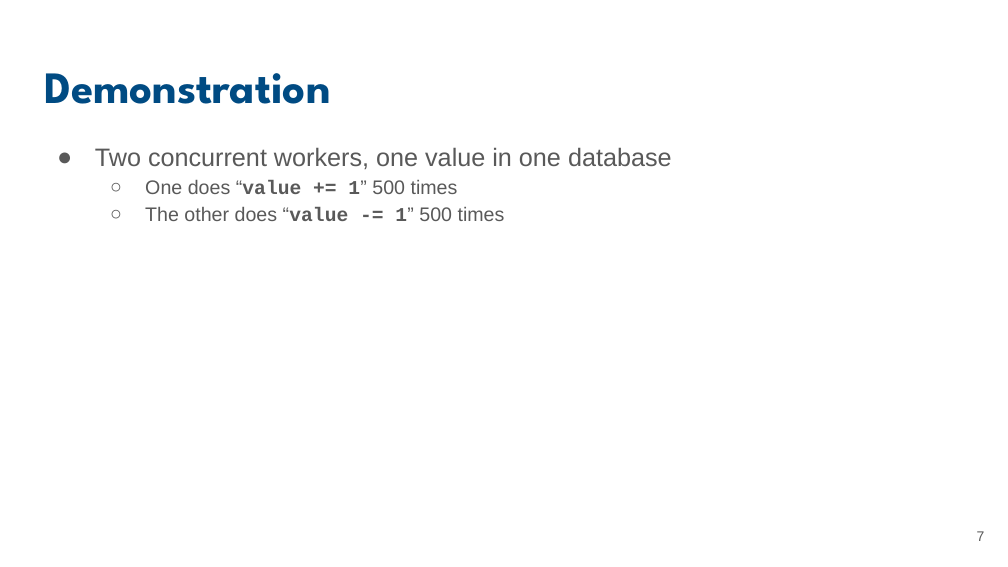
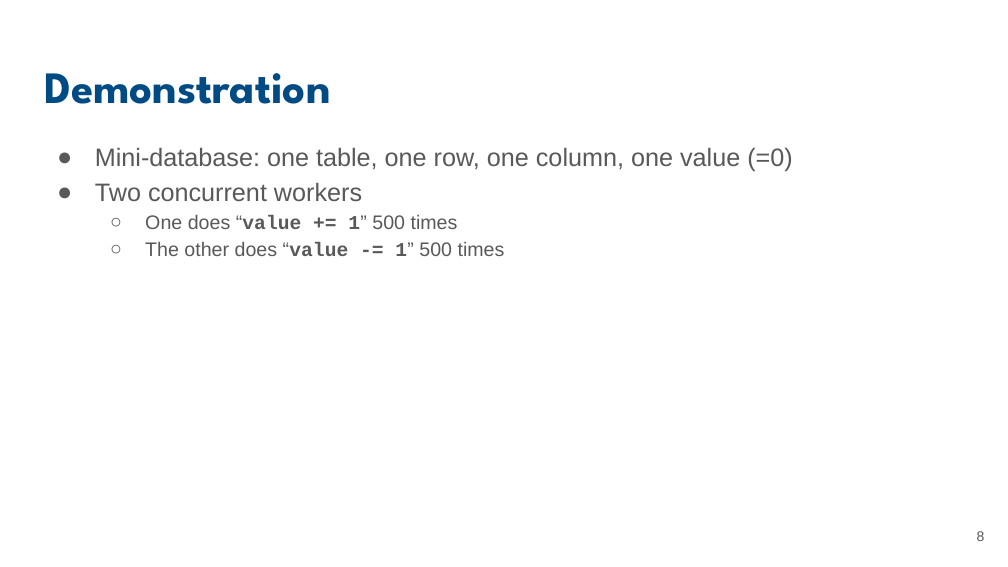
Before and after one commit to UCSB-Library-Research-Data-Services/bren-eds213, a slide deck: slide 8 of modules/week05/slides-05-advanced.pptx (slide 7 before the commit). Drawn at 1008x567 pixels with LibreOffice and Linux fonts; fonts in the diff are those of the drawing. Boxes give left, top, right and bottom in pixels: in the first picture for what was removed or moved away, otherwise in the second. Text is boxed around its words. In the diff, an @@ line names an element or a change of style, - is before the commit and + after.

```diff
--- a/modules/week05/slides-05-advanced.pptx
+++ b/modules/week05/slides-05-advanced.pptx
@@ text at (95,147,792,201): text changed @@
-● Two concurrent workers, one value in one database
+● Mini-database: one table, one row, one column, one value (=0)
+● Two concurrent workers
@@ page number at (977,531,985,541): text changed @@
-7
+8
```
Also in this commit, not shown: 6 other slides changed, 3 slides added.
